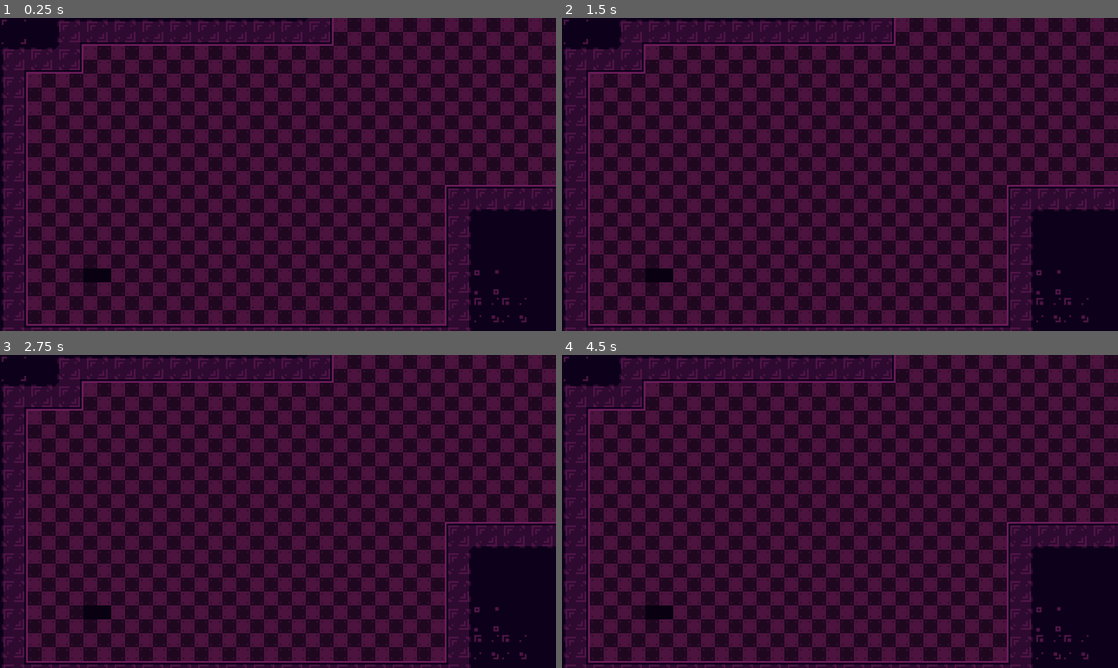
Above: before the commit, frames 1-4 (two rows, left to right).
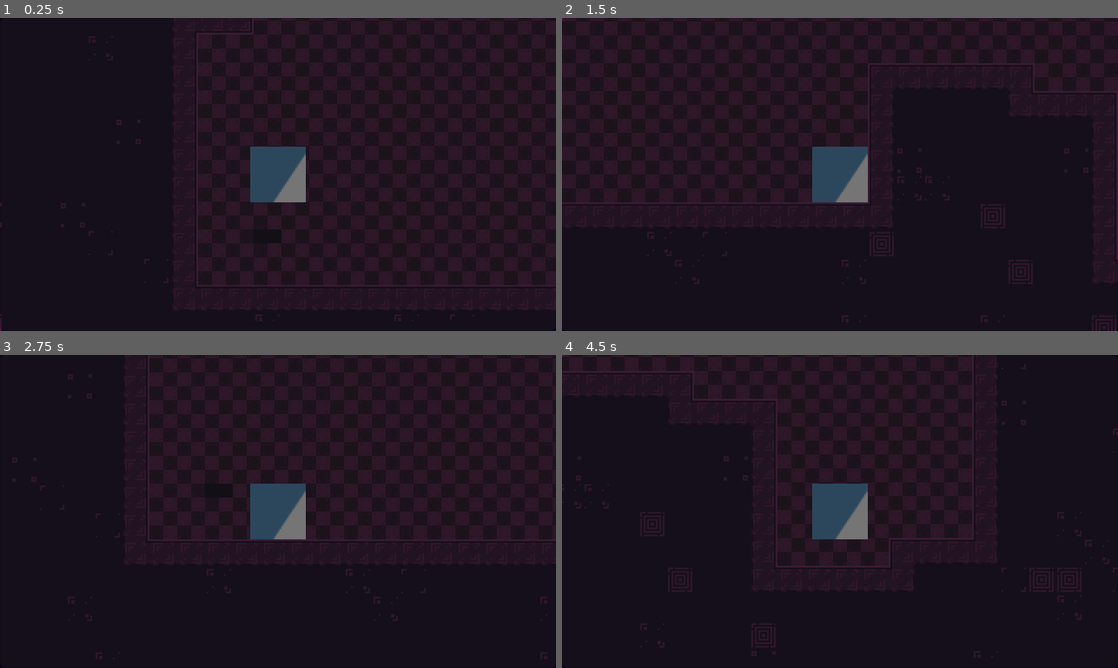
Above: after the commit, the same moments.

Repository: Renan-G-projec/Termformer
Game: Godot game, scene res://scenes/level1.tscn
The game is run twice, just before and just after one commit, with the same random seed, the same clock (stepped at 60 frames per second) and the same inputs. The engine's default icon, where the game draws it, is replaced by a stand-in: a white triangle on a blue panel in a dark square.
Inputs (mouse positions are in pixels of both pictures, inside the frame that each line leads up to):
- Up to frame 1 (0.25 s): no input
- Up to frame 2 (1.5 s): tap Enter (ui_accept) at 0.5, 0.6, 0.77, 1.07 s; move the mouse to (962, 158) at 0.52 s; hold Right (ui_right) from 0.53 s (still down); click (962, 158) at 0.67 s; move the mouse to (728, 190) at 1.27 s; tap Alt at 1.35 s
- Up to frame 3 (2.75 s): tap Enter (ui_accept) at 1.52, 1.55, 1.82, 2.3 s; move the mouse to (333, 442) at 2.02 s; release Right (ui_right) at 2.03 s; hold Left (ui_left) from 2.03 s (still down); tap Shift at 2.1 s
- Up to frame 4 (4.5 s): move the mouse to (812, 574) at 2.77 s; release Left (ui_left) at 2.78 s; hold Right (ui_right) 2.78-4.28 s; tap Enter (ui_accept) at 2.85, 3.02, 3.32, 3.77, 3.8, 4.07 s; click (812, 574) at 2.92 s; move the mouse to (1006, 558) at 3.52 s; tap Alt at 3.6 s; move the mouse to (673, 464) at 4.27 s; hold Left (ui_left) from 4.28 s (still down); tap Shift at 4.35 s

The runs differ from the first frame. In frame 1, 51% of the frame differs, in the area x 0-100%, y 0-100%; in frame 2, 49%; in frame 3, 50%; in frame 4, 51%.

Commit message:
fix: Fixed terminal wrong size. AMDG

Diff:
--- a/scenes/level1.tscn
+++ b/scenes/level1.tscn
@@ -3,12 +3,10 @@
 [ext_resource type="Script" uid="uid://lflo03vxtnue" path="res://scripts/level1.gd" id="1_wwpf4"]
 [ext_resource type="PackedScene" uid="uid://dndf1cipa12op" path="res://scenes/terminal_ui.tscn" id="2_m7ahb"]
 [ext_resource type="TileSet" uid="uid://bqmqw2t4j8q16" path="res://tilesets/lab_tileset.tres" id="3_m7ahb"]
+[ext_resource type="PackedScene" uid="uid://bqjpqbdcyk853" path="res://scenes/player.tscn" id="4_dwgg1"]
 
 [node name="Level1" type="Node2D" unique_id=962637385]
 script = ExtResource("1_wwpf4")
-
-[node name="TerminalUI" parent="." unique_id=753106432 instance=ExtResource("2_m7ahb")]
-visible = false
 
 [node name="MapBackground" type="TileMapLayer" parent="." unique_id=1360799629]
 modulate = Color(0.6773353, 0.6773353, 0.6773353, 1)
@@ -18,3 +16,8 @@
 [node name="Map" type="TileMapLayer" parent="." unique_id=766824149]
 tile_map_data = PackedByteArray("AAAAAAwAAAACAAIAAAAAAAsAAAAKAAUAAAAAAAoAAAADAAIAAAAAAAkAAAADAAIAAAAAAAgAAAADAAIAAAAAAA …(34096 unchanged characters)…
 tile_set = ExtResource("3_m7ahb")
+
+[node name="TerminalUI" parent="." unique_id=753106432 instance=ExtResource("2_m7ahb")]
+
+[node name="Player" parent="." unique_id=1535334802 instance=ExtResource("4_dwgg1")]
+position = Vector2(62, 84)
--- /dev/null
+++ b/scenes/player.tscn
@@ -0,0 +1,33 @@
+[gd_scene format=3 uid="uid://bqjpqbdcyk853"]
+
+[ext_resource type="Texture2D" uid="uid://bo7ob0wn1xe4u" path="res://icon.svg" id="1_3vyb7"]
+[ext_resource type="Script" uid="uid://b31gr042612tu" path="res://scripts/player.gd" id="1_g2els"]
+
+[sub_resource type="AtlasTexture" id="AtlasTexture_g2els"]
+atlas = ExtResource("1_3vyb7")
+region = Rect2(32, 32, 32, 32)
+
+[sub_resource type="SpriteFrames" id="SpriteFrames_ocxxs"]
+animations = [{
+"frames": [{
+"duration": 1.0,
+"texture": SubResource("AtlasTexture_g2els")
+}],
+"loop": 1,
+"name": &"default",
+"speed": 5.0
+}]
+
+[sub_resource type="RectangleShape2D" id="RectangleShape2D_ocxxs"]
+size = Vector2(32, 32)
+
+[node name="Player" type="CharacterBody2D" unique_id=1535334802]
+script = ExtResource("1_g2els")
+
+[node name="AnimatedSprite2D" type="AnimatedSprite2D" parent="." unique_id=316121606]
+sprite_frames = SubResource("SpriteFrames_ocxxs")
+
+[node name="CollisionShape2D" type="CollisionShape2D" parent="." unique_id=360583286]
+shape = SubResource("RectangleShape2D_ocxxs")
+
+[node name="Camera2D" type="Camera2D" parent="." unique_id=1173940441]
--- a/scenes/terminal_ui.tscn
+++ b/scenes/terminal_ui.tscn
@@ -2,10 +2,13 @@
 
 [ext_resource type="Script" uid="uid://8yoijypyfse3" path="res://scripts/terminal_ui.gd" id="1_bygfb"]
 
+[sub_resource type="StyleBoxEmpty" id="StyleBoxEmpty_lcd6i"]
+
+[sub_resource type="StyleBoxEmpty" id="StyleBoxEmpty_bygfb"]
+
 [node name="TerminalUI" type="CanvasLayer" unique_id=270087314]
 
 [node name="Terminal" type="Panel" parent="." unique_id=753106432]
-clip_contents = true
 anchors_preset = 15
 anchor_right = 1.0
 anchor_bottom = 1.0
@@ -22,10 +25,10 @@
 anchor_bottom = 1.0
 grow_horizontal = 2
 grow_vertical = 2
-theme_override_constants/margin_left = 50
-theme_override_constants/margin_top = 50
-theme_override_constants/margin_right = 50
-theme_override_constants/margin_bottom = 50
+theme_override_constants/margin_left = 10
+theme_override_constants/margin_top = 10
+theme_override_constants/margin_right = 10
+theme_override_constants/margin_bottom = 10
 metadata/_edit_use_anchors_ = true
 
 [node name="Control" type="Control" parent="Terminal/Margin" unique_id=582999266]
@@ -36,19 +39,26 @@
 layout_mode = 1
 anchors_preset = 10
 anchor_right = 1.0
-offset_bottom = 35.0
+offset_bottom = 14.0
 grow_horizontal = 2
 size_flags_vertical = 0
+theme_override_constants/separation = 0
 
 [node name="TextBuffer" type="RichTextLabel" parent="Terminal/Margin/Control/VBoxContainer" unique_id=247015785]
 layout_mode = 2
 size_flags_vertical = 2
+theme_override_font_sizes/normal_font_size = 6
 fit_content = true
 scroll_active = false
 
 [node name="InputLine" type="LineEdit" parent="Terminal/Margin/Control/VBoxContainer" unique_id=983422255]
+custom_maximum_size = Vector2(-1, 10)
 layout_mode = 2
+theme_override_font_sizes/font_size = 6
+theme_override_styles/normal = SubResource("StyleBoxEmpty_lcd6i")
+theme_override_styles/focus = SubResource("StyleBoxEmpty_bygfb")
 emoji_menu_enabled = false
+deselect_on_focus_loss_enabled = false
 drag_and_drop_selection_enabled = false
 virtual_keyboard_enabled = false
 caret_blink = true
--- /dev/null
+++ b/scripts/player.gd
@@ -0,0 +1,25 @@
+# Ad Maiorem Dei Gloriam!
+extends CharacterBody2D
+
+const SPEED = 300.0
+const JUMP_VELOCITY = -400.0
+
+
+func _physics_process(delta: float) -> void:
+	# Add the gravity.
+	if not is_on_floor():
+		velocity += get_gravity() * delta
+
+	# Handle jump.
+	if Input.is_action_just_pressed("ui_accept") and is_on_floor():
+		velocity.y = JUMP_VELOCITY
+
+	# Get the input direction and handle the movement/deceleration.
+	# As good practice, you should replace UI actions with custom gameplay actions.
+	var direction := Input.get_axis("ui_left", "ui_right")
+	if direction:
+		velocity.x = direction * SPEED
+	else:
+		velocity.x = move_toward(velocity.x, 0, SPEED)
+
+	move_and_slide()
Not shown, added: scripts/player.gd.uid
